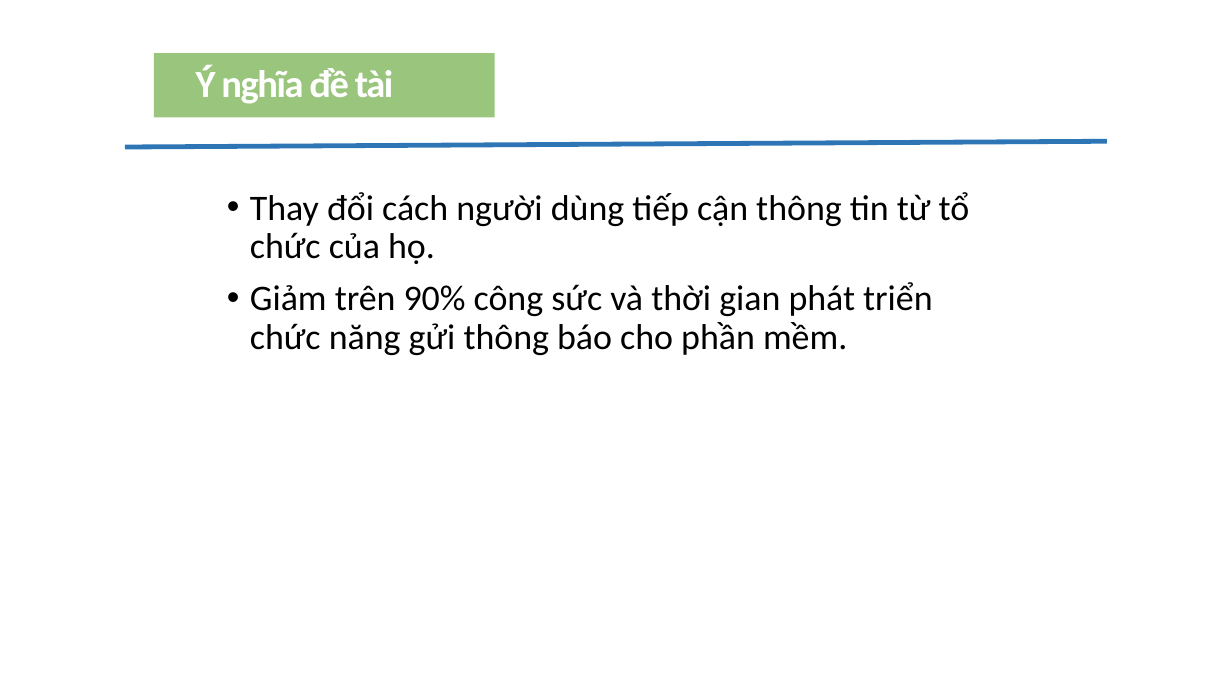
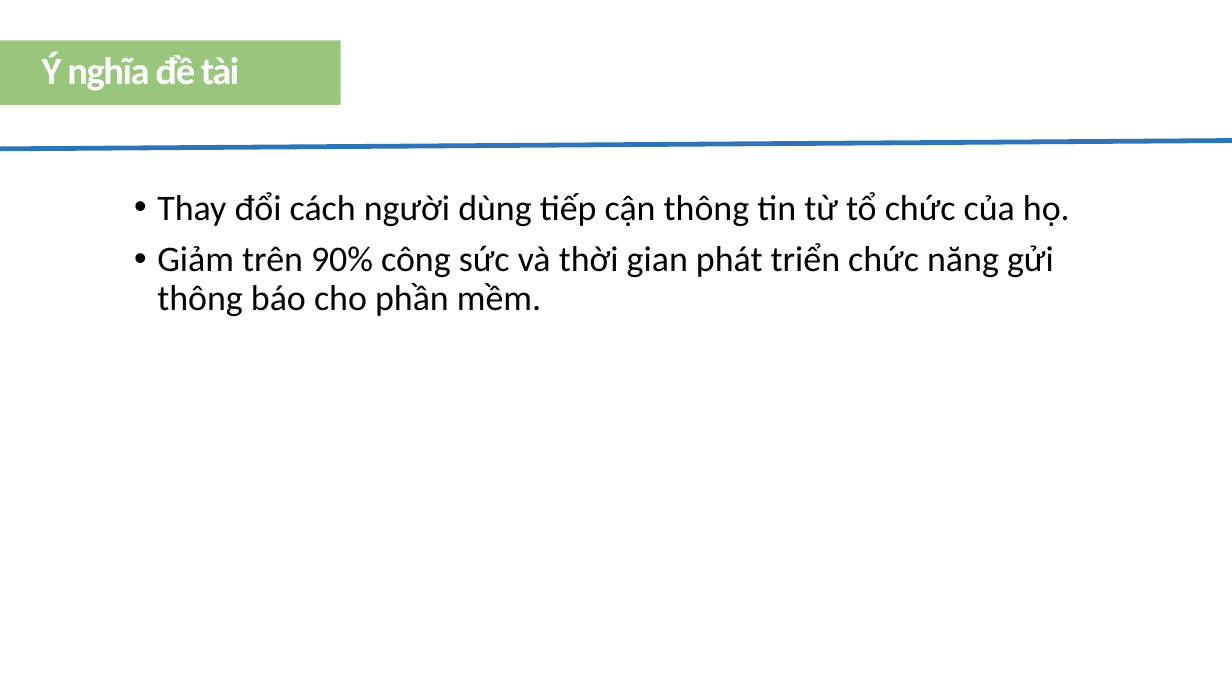
Before and after one commit to lekhasy/RawNotification, a slide deck: slide 6 of Working Individual/SyLK/Presentation.pptx. Drawn at 1232x693 pixels with LibreOffice and Linux fonts; fonts in the diff are those of the drawing. Boxes give left, top, right and bottom in pixels: in the first picture for what was removed or moved away, otherwise in the second. Text is boxed around its words. In the diff, an @@ line names an element or a change of style, - is before the commit and + after.

```diff
--- a/Working Individual/SyLK/Presentation.pptx
+++ b/Working Individual/SyLK/Presentation.pptx
@@ rectangle "Ý nghĩa đề tài" moved from (x1=154, y1=53, x2=495, y2=117) to (x1=0, y1=41, x2=341, y2=105) @@
@@ line moved from (125, 147) - (1107, 141) to (0, 149) - (1232, 140) @@
@@ text "Thay đổi cách người dùng ..." rewrapped from (x1=250, y1=192, x2=970, y2=355) to (x1=157, y1=192, x2=1070, y2=316) @@
```
Also in this commit, not shown: 12 other slides changed, 1 slide added.
